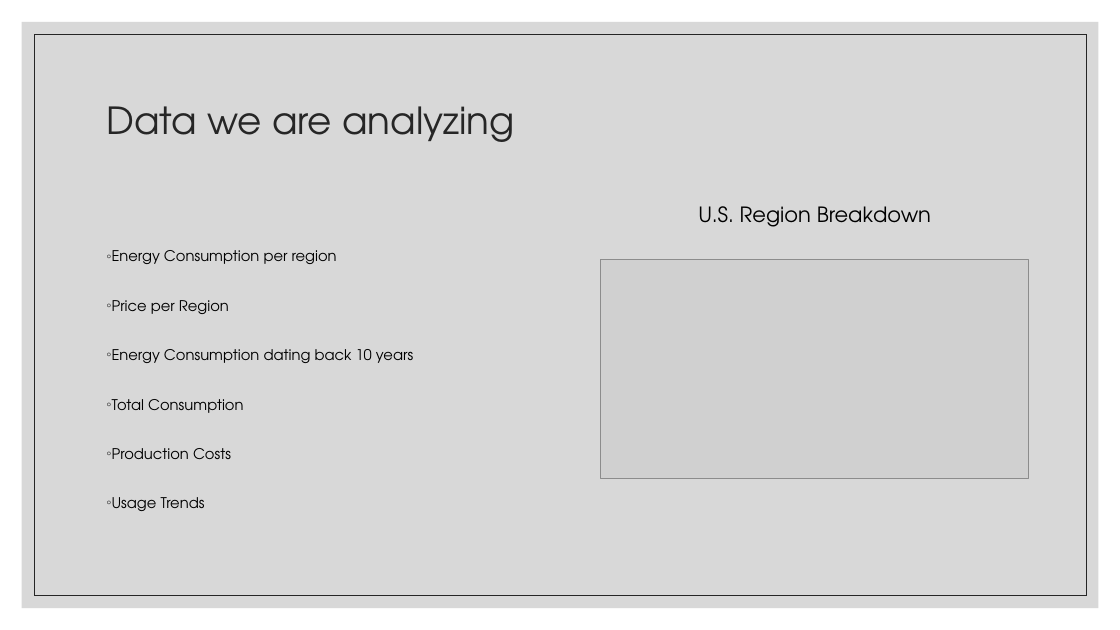
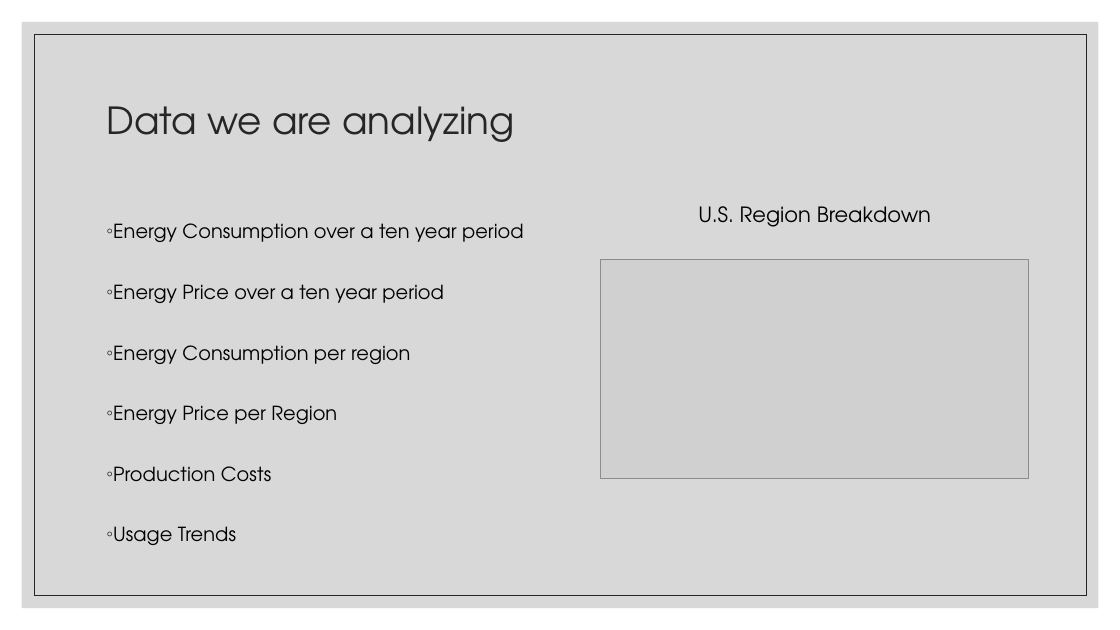
Before and after one commit to JWatson1102/project_1, a slide deck: slide 5 of Presentaion.pptx. Drawn at 1120x630 pixels with LibreOffice and Linux fonts; fonts in the diff are those of the drawing; grey boxes stand for pictures. Boxes give left, top, right and bottom in pixels: in the first picture for what was removed or moved away, otherwise in the second. Text is boxed around its words. In the diff, an @@ line names an element or a change of style, - is before the commit and + after.

```diff
--- a/Presentaion.pptx
+++ b/Presentaion.pptx
@@ text "Energy Consumption over a ten ...": place and size @@
-text "Energy Consumption over a ten ..." at box(112, 250, 413, 511)
+text "Energy Consumption over a ten ..." at box(113, 223, 524, 545)
@@ text at box(113, 223, 524, 303): paragraphs added @@
+◦ Energy Consumption over a ten year period
+◦ Energy Price over a ten year period
@@ text at box(113, 345, 410, 545): size 12.6 to 16.6 pt in "Energy Consumption per region", "Production Costs", "Usage Trends" @@
@@ text at box(113, 405, 337, 424): text changed; size 12.6 to 16.6 pt @@
-◦ Price per Region
-◦ Energy Consumption dating back 10 years
-◦ Total Consumption
+◦ Energy Price per Region
```
Also in this commit, not shown: 3 other slides changed, 1 slide added, 1 other file.
